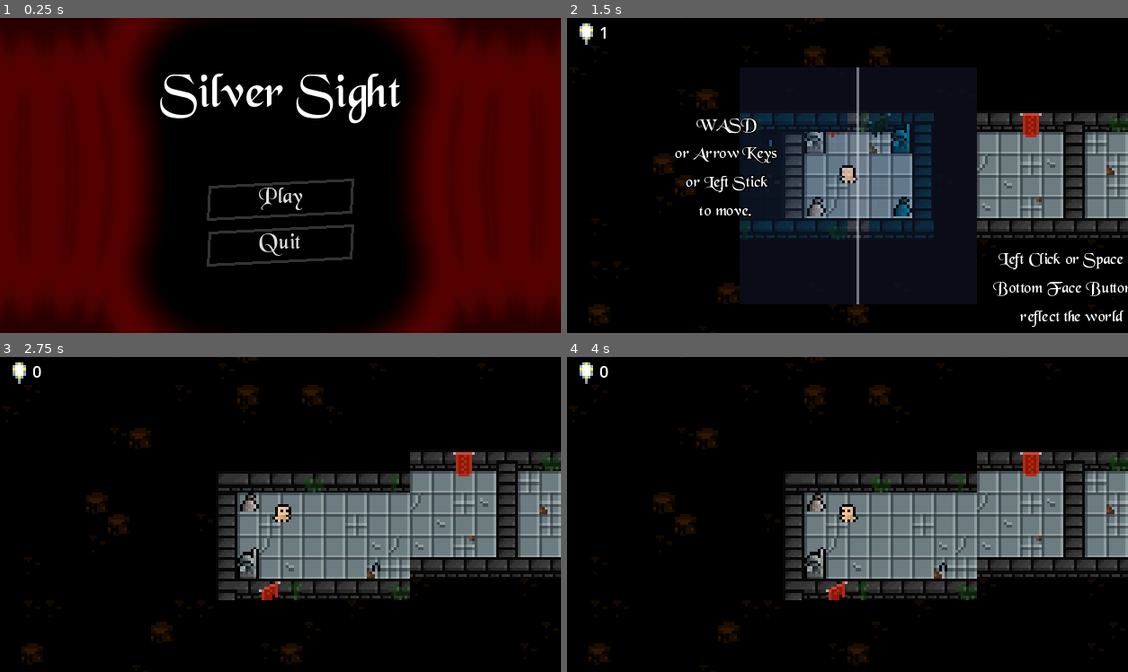
Above: before the commit, frames 1-4 (two rows, left to right).
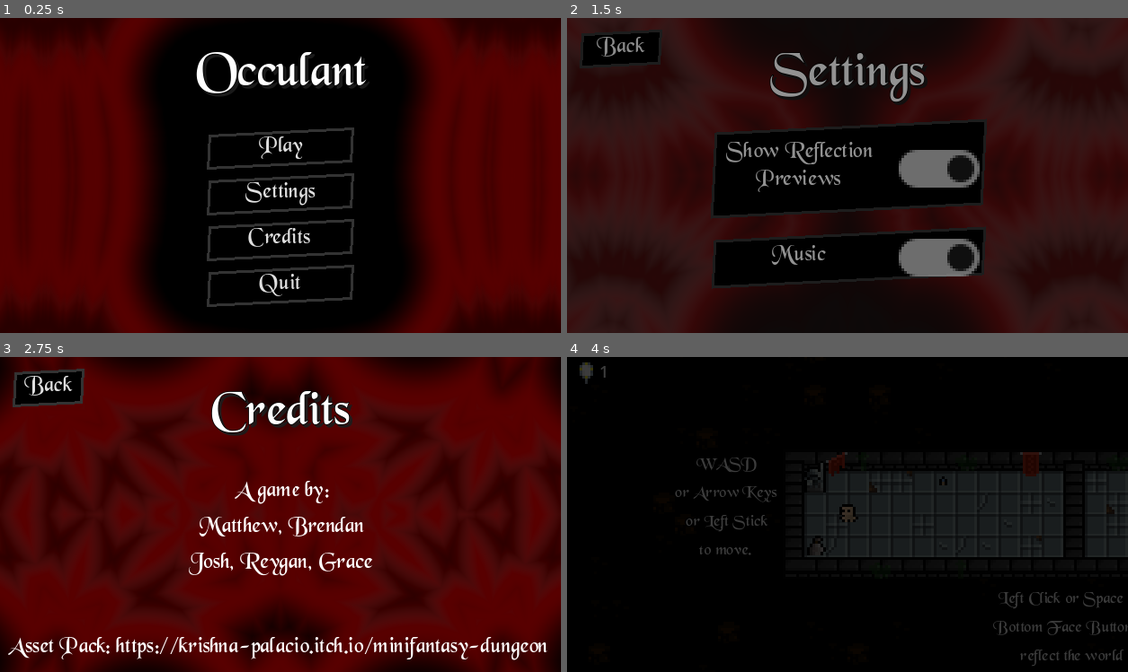
Above: after the commit, the same moments.

Repository: Medow3/Occulant
Game: Godot game, scene res://src/UI/main_menu/main_menu.tscn
Two runs of this game, one before a commit and one after it. Both use one fixed random seed, a clock stepped at 60 frames per second and the inputs below.
Inputs (mouse positions are in pixels of both pictures, inside the frame that each line leads up to):
- Up to frame 1 (0.25 s): no input
- Up to frame 2 (1.5 s): click (847, 194) at 0.5 s, where only the run after the commit has a clickable "Settings"; click (623, 49) at 1.25 s, where only the run after the commit has a clickable "Back"
- Up to frame 3 (2.75 s): click (280, 580) at 2 s, where only the run after the commit has a clickable "Credits"
- Up to frame 4 (4 s): click (617, 388) at 2.75 s, where only the run after the commit has a clickable "Back"; click (847, 486) at 3.5 s, where only the run after the commit has a clickable "Play"

The runs differ from the first frame. In frame 1, 6.9% of the frame differs, in the area x 28-72%, y 10-92%; in frame 2, 75%; in frame 3, 98%, in the area x 0-100%, y 0-100%; in frame 4, 22%.

Commit message:
Change main menu

Diff:
--- a/project.godot
+++ b/project.godot
@@ -10,9 +10,11 @@
 
 [application]
 
-config/name="UVGD-jam-mirror-game"
+config/name="Occulant"
+config/version="0.1"
 run/main_scene="res://src/UI/main_menu/main_menu.tscn"
 config/features=PackedStringArray("4.2", "Forward Plus")
+boot_splash/bg_color=Color(0.129412, 0, 0, 1)
 config/icon="res://assets/art/icon.png"
 
 [autoload]
@@ -22,6 +24,7 @@
 SFX="*res://src/managers/sound_fx.tscn"
 Music="*res://src/managers/music.tscn"
 Fade="*res://src/managers/fade.tscn"
+Settings="*res://src/managers/settings.gd"
 
 [display]
 
--- /dev/null
+++ b/src/UI/main_menu/credits/credits.gd
@@ -0,0 +1,6 @@
+extends Control
+
+
+
+func _on_back_pressed():
+	Fade.fade_and_change_scene("res://src/UI/main_menu/main_menu.tscn")
--- /dev/null
+++ b/src/UI/main_menu/credits/credits.tscn
@@ -0,0 +1,118 @@
+[gd_scene load_steps=9 format=3 uid="uid://b32go6hu6no8q"]
+
+[ext_resource type="Script" path="res://src/UI/main_menu/credits/credits.gd" id="1_35btp"]
+[ext_resource type="Shader" path="res://src/UI/main_menu/main_menu.gdshader" id="2_rdp6t"]
+[ext_resource type="Texture2D" uid="uid://c6bhpoq7jmbfj" path="res://assets/art/white_square.png" id="3_4w1l0"]
+[ext_resource type="FontFile" uid="uid://mu7uis4wp445" path="res://assets/fonts/13487095304649/BLKCHCRY.TTF" id="4_hv2lh"]
+[ext_resource type="StyleBox" path="res://src/resources/button_normal_style_box_flat.tres" id="5_aqib4"]
+[ext_resource type="StyleBox" path="res://src/resources/button_hover_style_box_flat.tres" id="6_ea6om"]
+[ext_resource type="Script" path="res://src/UI/button_click.gd" id="7_meq3e"]
+
+[sub_resource type="ShaderMaterial" id="ShaderMaterial_odbe4"]
+shader = ExtResource("2_rdp6t")
+shader_parameter/color_a = Color(0.501961, 0, 0, 1)
+shader_parameter/color_b = Color(0.188235, 0.188235, 0.188235, 1)
+shader_parameter/color_c = Color(1, 1, 1, 1)
+shader_parameter/color_d = Color(0.211765, 0, 0.00392157, 1)
+shader_parameter/iterations = 10
+shader_parameter/speed = 1.0
+shader_parameter/zoom = 1.0
+shader_parameter/subtract = 0.5
+shader_parameter/multiply = 1.1
+
+[node name="credits" type="Control"]
+layout_mode = 3
+anchors_preset = 15
+anchor_right = 1.0
+anchor_bottom = 1.0
+grow_horizontal = 2
+grow_vertical = 2
+script = ExtResource("1_35btp")
+
+[node name="TextureRect" type="TextureRect" parent="."]
+material = SubResource("ShaderMaterial_odbe4")
+layout_mode = 1
+anchors_preset = 15
+anchor_right = 1.0
+anchor_bottom = 1.0
+grow_horizontal = 2
+grow_vertical = 2
+texture = ExtResource("3_4w1l0")
+
+[node name="title" type="Label" parent="."]
+layout_mode = 1
+anchors_preset = 5
+anchor_left = 0.5
+anchor_right = 0.5
+offset_left = -45.0
+offset_top = 10.0
+offset_right = 45.0
+offset_bottom = 33.0
+grow_horizontal = 2
+theme_override_colors/font_color = Color(1, 1, 1, 1)
+theme_override_colors/font_shadow_color = Color(0.109804, 0.109804, 0.109804, 0.878431)
+theme_override_colors/font_outline_color = Color(0, 0, 0, 1)
+theme_override_constants/shadow_offset_x = 1
+theme_override_constants/shadow_offset_y = 1
+theme_override_constants/outline_size = 1
+theme_override_fonts/font = ExtResource("4_hv2lh")
+theme_override_font_sizes/font_size = 18
+text = "Credits"
+horizontal_alignment = 1
+
+[node name="back" type="Button" parent="."]
+layout_mode = 1
+offset_left = 5.0
+offset_top = 5.0
+offset_right = 31.0
+offset_bottom = 18.0
+theme_override_fonts/font = ExtResource("4_hv2lh")
+theme_override_font_sizes/font_size = 8
+theme_override_styles/normal = ExtResource("5_aqib4")
+theme_override_styles/hover = ExtResource("6_ea6om")
+theme_override_styles/pressed = ExtResource("5_aqib4")
+theme_override_styles/focus = ExtResource("5_aqib4")
+text = "Back"
+script = ExtResource("7_meq3e")
+
+[node name="Label" type="Label" parent="."]
+layout_mode = 1
+anchors_preset = 8
+anchor_left = 0.5
+anchor_top = 0.5
+anchor_right = 0.5
+anchor_bottom = 0.5
+offset_left = -46.5
+offset_top = -13.5
+offset_right = 46.5
+offset_bottom = 35.5
+grow_horizontal = 2
+grow_vertical = 2
+theme_override_fonts/font = ExtResource("4_hv2lh")
+theme_override_font_sizes/font_size = 8
+text = "A game by:
+Matthew, Brendan
+Josh, Reygan, Grace
+"
+horizontal_alignment = 1
+
+[node name="Label2" type="Label" parent="."]
+layout_mode = 1
+anchors_preset = 8
+anchor_left = 0.5
+anchor_top = 0.5
+anchor_right = 0.5
+anchor_bottom = 0.5
+offset_left = -102.0
+offset_top = 44.5
+offset_right = 100.0
+offset_bottom = 55.5
+grow_horizontal = 2
+grow_vertical = 2
+theme_override_fonts/font = ExtResource("4_hv2lh")
+theme_override_font_sizes/font_size = 8
+text = "Asset Pack: https://krishna-palacio.itch.io/minifantasy-dungeon"
+horizontal_alignment = 1
+autowrap_mode = 1
+
+[connection signal="pressed" from="back" to="." method="_on_back_pressed"]
--- a/src/UI/main_menu/main_menu.gd
+++ b/src/UI/main_menu/main_menu.gd
@@ -7,3 +7,11 @@
 
 func _on_quit_pressed():
 	get_tree().quit()
+
+
+func _on_settings_pressed():
+	Fade.fade_and_change_scene("res://src/UI/main_menu/settings/settings.tscn")
+
+
+func _on_credits_pressed():
+	Fade.fade_and_change_scene("res://src/UI/main_menu/credits/credits.tscn")
--- a/src/UI/main_menu/main_menu.tscn
+++ b/src/UI/main_menu/main_menu.tscn
@@ -45,15 +45,19 @@
 anchor_left = 0.5
 anchor_right = 0.5
 offset_left = -45.0
-offset_top = 18.0
+offset_top = 10.0
 offset_right = 45.0
-offset_bottom = 41.0
+offset_bottom = 33.0
 grow_horizontal = 2
+theme_override_colors/font_color = Color(1, 1, 1, 1)
+theme_override_colors/font_shadow_color = Color(0.109804, 0.109804, 0.109804, 0.878431)
 theme_override_colors/font_outline_color = Color(0, 0, 0, 1)
+theme_override_constants/shadow_offset_x = 1
+theme_override_constants/shadow_offset_y = 1
 theme_override_constants/outline_size = 1
 theme_override_fonts/font = ExtResource("2_lq8bi")
 theme_override_font_sizes/font_size = 18
-text = "Silver Sight"
+text = "Occulant"
 horizontal_alignment = 1
 
 [node name="VBoxContainer" type="VBoxContainer" parent="."]
@@ -64,9 +68,9 @@
 anchor_right = 0.5
 anchor_bottom = 0.5
 offset_left = -27.0
-offset_top = 2.5
+offset_top = -16.5
 offset_right = 27.0
-offset_bottom = 46.5
+offset_bottom = 47.5
 grow_horizontal = 2
 grow_vertical = 2
 
@@ -79,6 +83,29 @@
 theme_override_styles/pressed = ExtResource("3_27mmb")
 theme_override_styles/focus = ExtResource("3_27mmb")
 text = "Play"
+script = ExtResource("7_exjl6")
+
+[node name="settings" type="Button" parent="VBoxContainer"]
+layout_mode = 2
+theme_override_fonts/font = ExtResource("2_lq8bi")
+theme_override_font_sizes/font_size = 8
+theme_override_styles/normal = ExtResource("3_27mmb")
+theme_override_styles/hover = ExtResource("6_yionx")
+theme_override_styles/pressed = ExtResource("3_27mmb")
+theme_override_styles/focus = ExtResource("3_27mmb")
+text = "Settings"
+script = ExtResource("7_exjl6")
+
+[node name="credits" type="Button" parent="VBoxContainer"]
+layout_mode = 2
+theme_override_fonts/font = ExtResource("2_lq8bi")
+theme_override_font_sizes/font_size = 8
+theme_override_styles/normal = ExtResource("3_27mmb")
+theme_override_styles/hover = ExtResource("6_yionx")
+theme_override_styles/pressed = ExtResource("3_27mmb")
+theme_override_styles/focus = ExtResource("3_27mmb")
+text = "Credits
+"
 script = ExtResource("7_exjl6")
 
 [node name="quit" type="Button" parent="VBoxContainer"]
@@ -94,4 +121,6 @@
 script = ExtResource("7_exjl6")
 
 [connection signal="pressed" from="VBoxContainer/play" to="." method="_on_play_pressed"]
+[connection signal="pressed" from="VBoxContainer/settings" to="." method="_on_settings_pressed"]
+[connection signal="pressed" from="VBoxContainer/credits" to="." method="_on_credits_pressed"]
 [connection signal="pressed" from="VBoxContainer/quit" to="." method="_on_quit_pressed"]
--- /dev/null
+++ b/src/UI/main_menu/settings/settings.gd
@@ -0,0 +1,24 @@
+extends Control
+
+@onready var reflection_preview_button = $reflection_preview_toggle
+@onready var music_enabled_button = $music
+
+func _ready():
+	reflection_preview_button.button_pressed = Settings.preview_reflections_enabled
+	music_enabled_button.button_pressed = Settings.music_enabled
+
+
+func _on_back_pressed():
+	Fade.fade_and_change_scene("res://src/UI/main_menu/main_menu.tscn")
+
+
+func _on_reflection_preview_toggle_toggled(toggled_on):
+	Settings.preview_reflections_enabled = reflection_preview_button.button_pressed
+
+
+func _on_music_toggled(toggled_on):
+	Settings.music_enabled = toggled_on
+	if Settings.music_enabled:
+		Music.play_song(load("res://assets/music/gamejam_demo1.mp3"))
+	else:
+		Music.stop_song()
--- /dev/null
+++ b/src/UI/main_menu/settings/settings.tscn
@@ -0,0 +1,131 @@
+[gd_scene load_steps=9 format=3 uid="uid://csmk81wrg1na0"]
+
+[ext_resource type="Script" path="res://src/UI/main_menu/settings/settings.gd" id="1_gpf6w"]
+[ext_resource type="Shader" path="res://src/UI/main_menu/main_menu.gdshader" id="2_xg4p2"]
+[ext_resource type="Texture2D" uid="uid://c6bhpoq7jmbfj" path="res://assets/art/white_square.png" id="3_xx4l3"]
+[ext_resource type="FontFile" uid="uid://mu7uis4wp445" path="res://assets/fonts/13487095304649/BLKCHCRY.TTF" id="4_6ggd2"]
+[ext_resource type="StyleBox" path="res://src/resources/button_normal_style_box_flat.tres" id="5_odv08"]
+[ext_resource type="StyleBox" path="res://src/resources/button_hover_style_box_flat.tres" id="6_k8nle"]
+[ext_resource type="Script" path="res://src/UI/button_click.gd" id="7_r73gm"]
+
+[sub_resource type="ShaderMaterial" id="ShaderMaterial_odbe4"]
+shader = ExtResource("2_xg4p2")
+shader_parameter/color_a = Color(0.501961, 0, 0, 1)
+shader_parameter/color_b = Color(0.188235, 0.188235, 0.188235, 1)
+shader_parameter/color_c = Color(1, 1, 1, 1)
+shader_parameter/color_d = Color(0.211765, 0, 0.00392157, 1)
+shader_parameter/iterations = 10
+shader_parameter/speed = 1.0
+shader_parameter/zoom = 1.0
+shader_parameter/subtract = 0.5
+shader_parameter/multiply = 1.1
+
+[node name="settings" type="Control"]
+layout_mode = 3
+anchors_preset = 15
+anchor_right = 1.0
+anchor_bottom = 1.0
+grow_horizontal = 2
+grow_vertical = 2
+script = ExtResource("1_gpf6w")
+
+[node name="TextureRect" type="TextureRect" parent="."]
+material = SubResource("ShaderMaterial_odbe4")
+layout_mode = 1
+anchors_preset = 15
+anchor_right = 1.0
+anchor_bottom = 1.0
+grow_horizontal = 2
+grow_vertical = 2
+texture = ExtResource("3_xx4l3")
+
+[node name="title" type="Label" parent="."]
+layout_mode = 1
+anchors_preset = 5
+anchor_left = 0.5
+anchor_right = 0.5
+offset_left = -45.0
+offset_top = 10.0
+offset_right = 45.0
+offset_bottom = 33.0
+grow_horizontal = 2
+theme_override_colors/font_color = Color(1, 1, 1, 1)
+theme_override_colors/font_shadow_color = Color(0.109804, 0.109804, 0.109804, 0.878431)
+theme_override_colors/font_outline_color = Color(0, 0, 0, 1)
+theme_override_constants/shadow_offset_x = 1
+theme_override_constants/shadow_offset_y = 1
+theme_override_constants/outline_size = 1
+theme_override_fonts/font = ExtResource("4_6ggd2")
+theme_override_font_sizes/font_size = 18
+text = "Settings"
+horizontal_alignment = 1
+
+[node name="back" type="Button" parent="."]
+layout_mode = 1
+offset_left = 5.0
+offset_top = 5.0
+offset_right = 35.0
+offset_bottom = 18.0
+theme_override_fonts/font = ExtResource("4_6ggd2")
+theme_override_font_sizes/font_size = 8
+theme_override_styles/normal = ExtResource("5_odv08")
+theme_override_styles/hover = ExtResource("6_k8nle")
+theme_override_styles/pressed = ExtResource("5_odv08")
+theme_override_styles/focus = ExtResource("5_odv08")
+text = "Back"
+script = ExtResource("7_r73gm")
+
+[node name="reflection_preview_toggle" type="CheckButton" parent="."]
+layout_mode = 1
+anchors_preset = 8
+anchor_left = 0.5
+anchor_top = 0.5
+anchor_right = 0.5
+anchor_bottom = 0.5
+offset_left = -50.0
+offset_top = -18.5
+offset_right = 51.0
+offset_bottom = 13.5
+grow_horizontal = 2
+grow_vertical = 2
+theme_override_fonts/font = ExtResource("4_6ggd2")
+theme_override_font_sizes/font_size = 8
+theme_override_styles/normal = ExtResource("5_odv08")
+theme_override_styles/pressed = ExtResource("5_odv08")
+theme_override_styles/disabled = ExtResource("5_odv08")
+theme_override_styles/hover = ExtResource("6_k8nle")
+theme_override_styles/hover_pressed = ExtResource("6_k8nle")
+theme_override_styles/focus = ExtResource("5_odv08")
+text = "Show Reflection
+Previews"
+alignment = 1
+script = ExtResource("7_r73gm")
+
+[node name="music" type="CheckButton" parent="."]
+layout_mode = 1
+anchors_preset = 8
+anchor_left = 0.5
+anchor_top = 0.5
+anchor_right = 0.5
+anchor_bottom = 0.5
+offset_left = -50.0
+offset_top = 21.5
+offset_right = 51.0
+offset_bottom = 39.5
+grow_horizontal = 2
+grow_vertical = 2
+theme_override_fonts/font = ExtResource("4_6ggd2")
+theme_override_font_sizes/font_size = 8
+theme_override_styles/normal = ExtResource("5_odv08")
+theme_override_styles/pressed = ExtResource("5_odv08")
+theme_override_styles/disabled = ExtResource("5_odv08")
+theme_override_styles/hover = ExtResource("6_k8nle")
+theme_override_styles/hover_pressed = ExtResource("6_k8nle")
+theme_override_styles/focus = ExtResource("5_odv08")
+text = "Music"
+alignment = 1
+script = ExtResource("7_r73gm")
+
+[connection signal="pressed" from="back" to="." method="_on_back_pressed"]
+[connection signal="toggled" from="reflection_preview_toggle" to="." method="_on_reflection_preview_toggle_toggled"]
+[connection signal="toggled" from="music" to="." method="_on_music_toggled"]
--- a/src/managers/music.gd
+++ b/src/managers/music.gd
@@ -16,7 +16,8 @@
 
 func _ready() -> void:
 	_rng.randomize()
-	play_song(load("res://assets/music/gamejam_demo1.mp3"))
+	if Settings.music_enabled:
+		play_song(load("res://assets/music/gamejam_demo1.mp3"))
 
 
 # Default use: Music.play_song("", Music.DEFAULT_MUSIC_VOLUME, Music.DEFAULT_CROSSFADE_TIME)
@@ -29,3 +30,6 @@
 	music_player.play()
 	tween = get_tree().create_tween().set_trans(MUSIC_CROSSFADE_TWEEN_TRANS).set_ease(MUSIC_CROSSFADE_TWEEN_EASE)
 	tween.tween_property(music_player, "volume_db", volume, fade_duration).from(-80)
+
+func stop_song() -> void:
+	music_player.stop()
--- a/src/managers/settings.gd
+++ b/src/managers/settings.gd
@@ -1 +1,4 @@
 extends Node
+
+var preview_reflections_enabled: bool = true
+var music_enabled: bool = true
--- a/src/player/player.gd
+++ b/src/player/player.gd
@@ -110,6 +110,11 @@
 
 
 func preview_reflection() -> void:
+	if not Settings.preview_reflections_enabled:
+		preview_tilemap.visible = false
+		preview_tilemap_floor.visible = false
+		return
+
 	var facing_axis: Vector2 = facing_direction
 	if click_reflecting:
 		facing_axis = position.direction_to(get_global_mouse_position())
Not shown: 1 places in src/UI/main_menu/main_menu.tscn that only renumber resources
Not shown: 1 places in src/go_to_next_puzzle.tscn that only renumber resources
Not shown: 1 places in src/items/mirror_item.tscn that only renumber resources
Not shown: 1 places in src/managers/music.tscn that only renumber resources
Not shown: 2 places in src/player/player.tscn that only renumber resources
Not shown: 1 places in src/puzzle/puzzles/puzzle1.tscn that only renumber resources
Not shown: 1 places in src/puzzle/puzzles/puzzle2.tscn that only renumber resources
Not shown: 1 places in src/puzzle/puzzles/puzzle3.tscn that only renumber resources
Not shown: 1 places in src/resources/preview_tileset.tres that only renumber resources
